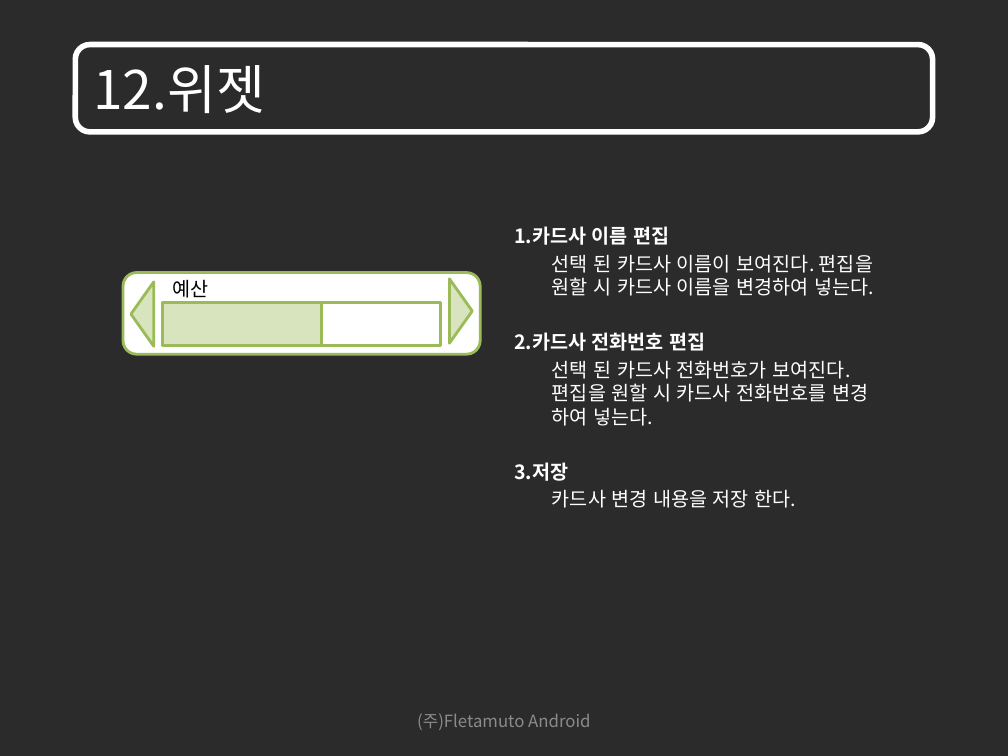
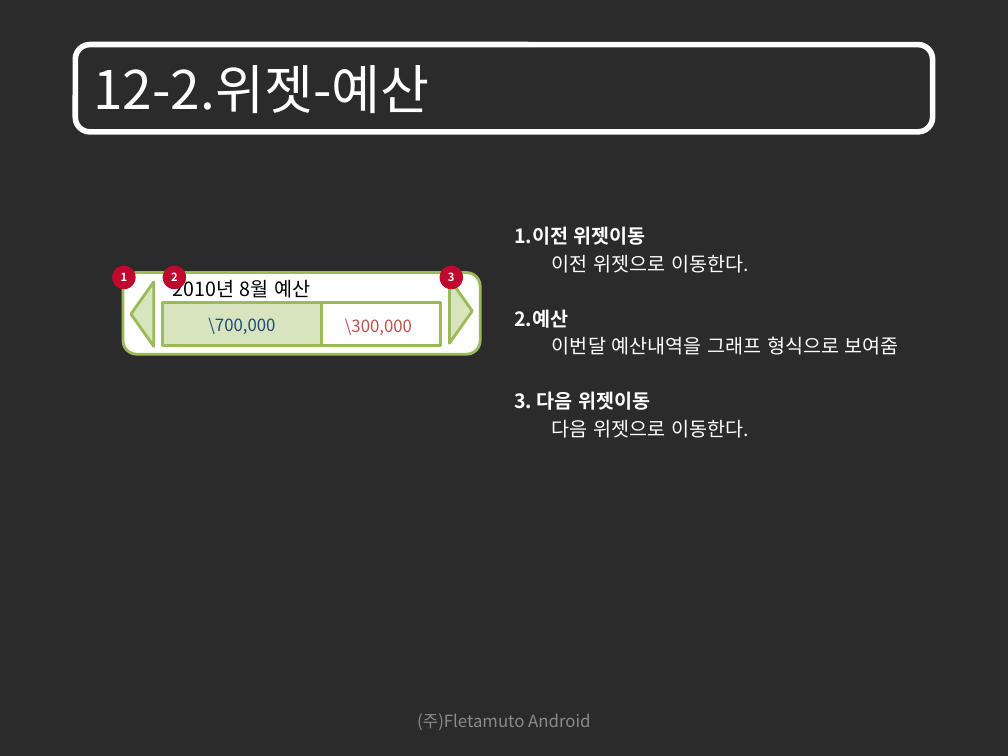
Before and after one commit to limjunghoon/fmfinance, a slide deck: slide 100 of trunk/DOC/GUI/GUI_Guide_For_Investment_Techniques_SW_101008_V1.2.pptx (slide 98 before the commit). Drawn at 1008x756 pixels with LibreOffice and Linux fonts; fonts in the diff are those of the drawing; background and template pictures are left out; a plain dark background stands for a picture behind light text. Boxes give left, top, right and bottom in pixels: in the first picture for what was removed or moved away, otherwise in the second. Text is boxed around its words. In the diff, an @@ line names an element or a change of style, - is before the commit and + after.

```diff
--- a/trunk/DOC/GUI/GUI_Guide_For_Investment_Techniques_SW_101008_V1.2.pptx
+++ b/trunk/DOC/GUI/GUI_Guide_For_Investment_Techniques_SW_101008_V1.2.pptx
@@ title at (93,65,429,113): text changed @@
-12.위젯
+12-2.위젯-예산
@@ text at (514,226,899,438): text changed @@
-1.카드사 이름 편집
-선택 된 카드사 이름이 보여진다. 편집을 원할 시 카드사 이름을 변경하여 넣는다.
-2.카드사 전화번호 편집
-선택 된 카드사 전화번호가 보여진다. 편집을 원할 시 카드사 전화번호를 변경 하여 넣는다.
-3.저장
-카드사 변경 내용을 저장 한다.
+1.이전 위젯이동
+이전 위젯으로 이동한다.
+2.예산
+이번달 예산내역을 그래프 형식으로 보여줌
+3. 다음 위젯이동
+다음 위젯으로 이동한다.
@@ ellipse added at (112,266,135,289), fill #BF0A30, 8 pt, text #FFFFFF, bold @@
+1
@@ ellipse added at (162,266,185,289), fill #BF0A30, 8 pt, text #FFFFFF, bold @@
+2
@@ ellipse added at (439,266,463,289), fill #BF0A30, 8 pt, text #FFFFFF, bold @@
+3
@@ text at (173,276,310,302): text changed @@
-예산
+2010년 8월 예산
@@ text in rectangle at (208,318,275,334): text added @@
+\700,000
@@ text added at (345,318,412,335), 12 pt, text #C0504D @@
+\300,000
```
Also in this commit, not shown: 7 other slides changed, 2 slides added.
